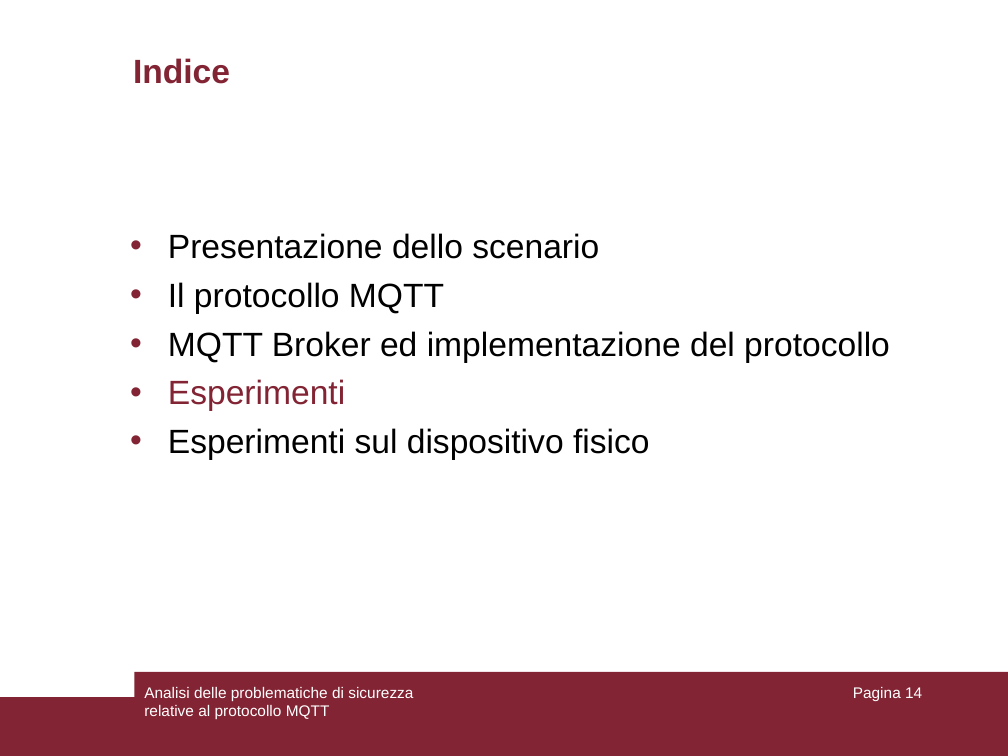
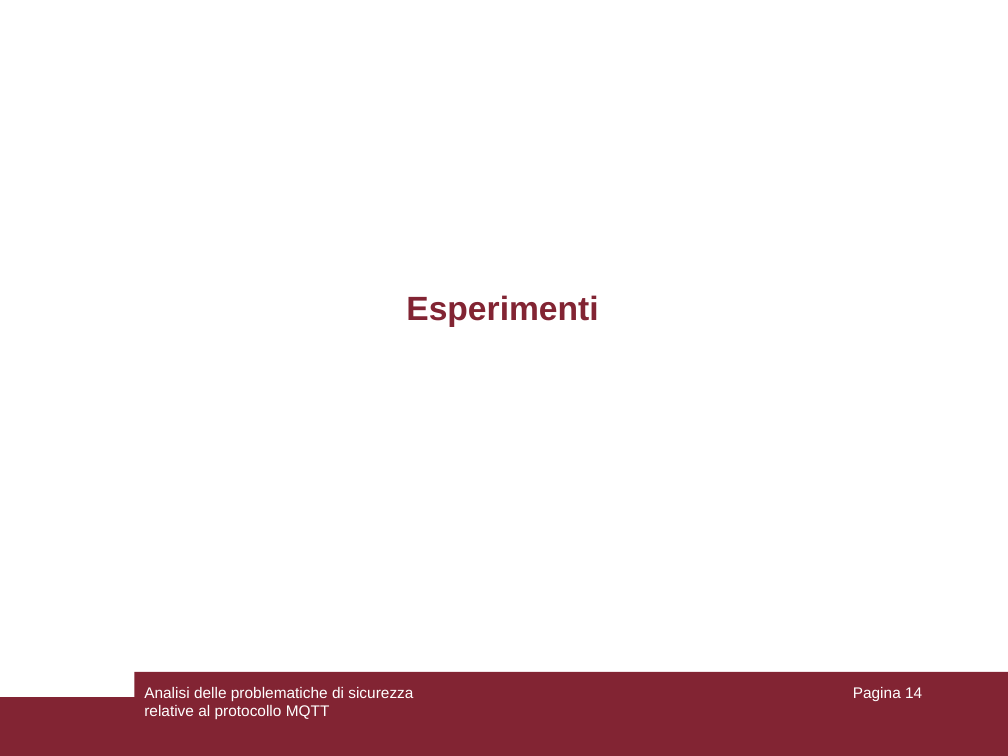
Before and after one commit to aedoardo/bachelor-degree-thesis, a slide deck: slide 14 of slides/Presentazione.ppt. Drawn at 1008x756 pixels with LibreOffice and Linux fonts; fonts in the diff are those of the drawing. Boxes give left, top, right and bottom in pixels: in the first picture for what was removed or moved away, otherwise in the second. Text is boxed around its words. In the diff, an @@ line names an element or a change of style, - is before the commit and + after.

```diff
--- a/slides/Presentazione.ppt
+++ b/slides/Presentazione.ppt
@@ text "Esperimenti": place and size @@
-text "Esperimenti" at [168, 233, 890, 460]
+text "Esperimenti" at [406, 295, 598, 327]
@@ text "Esperimenti" at [406, 295, 598, 327]: bold on; alignment left to centre; bullet • to none @@
@@ title removed at [133, 58, 230, 84] @@
-Indice
@@ text at [168, 233, 890, 363]: paragraphs removed @@
-• Presentazione dello scenario
-• Il protocollo MQTT
-• MQTT Broker ed implementazione del protocollo
@@ text at [168, 428, 650, 460]: paragraph removed @@
-• Esperimenti sul dispositivo fisico
```
Also in this commit, not shown: 6 other slides changed, 1 other file.
